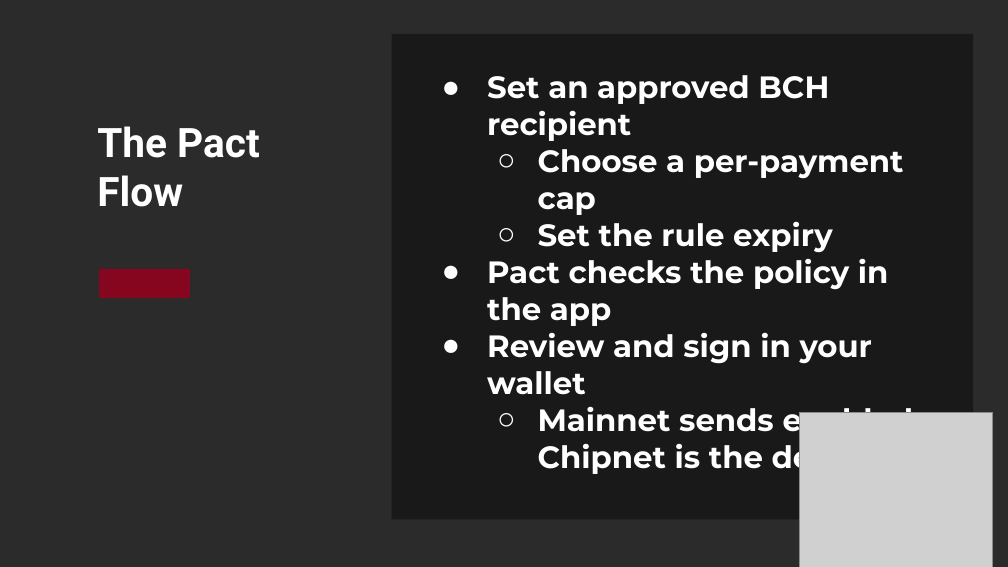
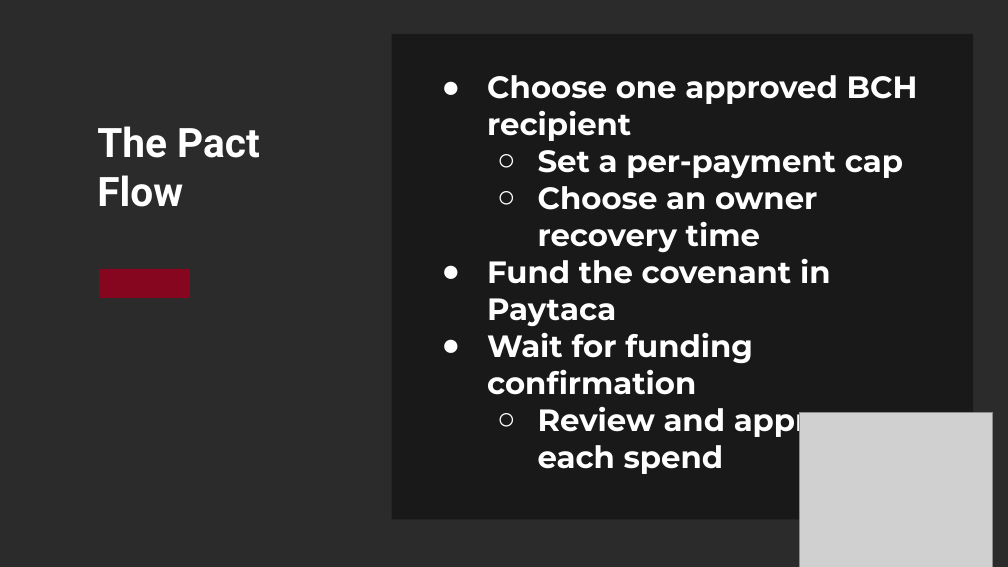
Before and after one commit to dr4ken-soul/Pact, a slide deck: slide 4 of Pact_Pitch_Deck.pptx. Drawn at 1008x567 pixels with LibreOffice and Linux fonts; fonts in the diff are those of the drawing; grey boxes stand for pictures; background and template pictures are left out; a plain dark background stands for a picture behind light text. Boxes give left, top, right and bottom in pixels: in the first picture for what was removed or moved away, otherwise in the second. Text is boxed around its words. In the diff, an @@ line names an element or a change of style, - is before the commit and + after.

Commit message:
Update covenant demo deck and lifecycle validation

```diff
--- a/Pact_Pitch_Deck.pptx
+++ b/Pact_Pitch_Deck.pptx
@@ text at (x1=487, y1=75, x2=918, y2=474): text changed @@
-● Set an approved BCH recipient
-  ○ Choose a per-payment cap
-  ○ Set the rule expiry
-● Pact checks the policy in the app
-● Review and sign in your wallet
-  ○ Mainnet sends enabled; Chipnet is the default.
+● Choose one approved BCH recipient
+  ○ Set a per-payment cap
+  ○ Choose an owner recovery time
+● Fund the covenant in Paytaca
+● Wait for funding confirmation
+  ○ Review and approve each spend
```
Also in this commit, not shown: 3 other slides changed, 2 other files.
